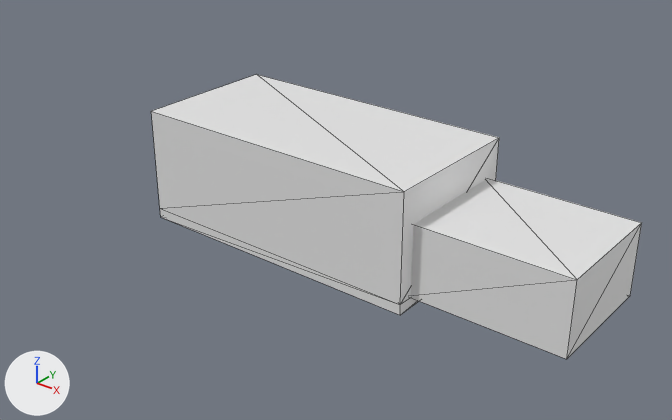
The glTF model assets/models/thr_6a714fd9b6ce445584bb_llm_stage3.glb as it was, and as the next commit left it.
Camera for both pictures: a 50 mm camera at (52.8, -63.4, 41.4) aimed at (2.9, -1.1, 2.8). Lighting does not change. The marker at lower left points along +X, +Y and +Z. The picture after the commit comes second. Mesh edges are drawn as thin lines. Where no turn or scale is listed for an object, it has been applied to the vertices.

Names of what the first picture shows: 'foundation', 'gym_wing', 'main_building'.
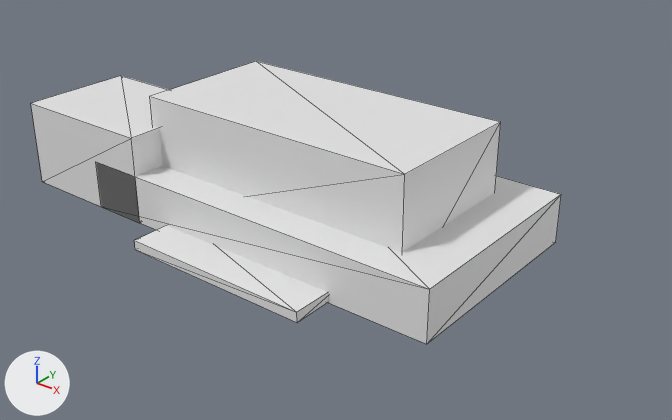
Boxes [x1, y1, x2, y2] around the edits, measured in the pictures (672 x 420 px):
'main_building', rescaled: before [151, 74, 499, 305]; after [150, 61, 501, 252]
'gym_wing', moved, rescaled: before [411, 178, 642, 359]; after [31, 76, 168, 223]
'temp_fence', added: after [96, 162, 561, 344]
'demolition_yard', added: after [134, 225, 328, 322]
'foundation', unchanged, covered by the edit: before [160, 209, 419, 315]

Patch to the scene script:
```diff
--- a/assets/models/thr_6a714fd9b6ce445584bb_llm_stage3.glb.py
+++ b/assets/models/thr_6a714fd9b6ce445584bb_llm_stage3.glb.py
@@ me_main_building @@
 # used by ob_main_building; location = (0.0, 0.0, 0.0)
-me_main_building.from_pydata(...)  # 8 vertices, 12 faces; spans x -15.0..15.0, y -7.5..7.5, z 0.0..10.5
+me_main_building.from_pydata(...)  # 8 vertices, 12 faces; spans x -15.0..15.0, y -7.5..7.5, z 0.0..12.0
+# me_main_building part 1: the whole mesh is scaled about the mesh origin by (1, 1, 1.14)
@@ me_gym_wing @@
 # used by ob_gym_wing; location = (0.0, 0.0, 0.0)
-me_gym_wing.from_pydata(...)  # 8 vertices, 12 faces; spans x 14.5..29.5, y -6.0..6.0, z 0.0..7.0
+me_gym_wing.from_pydata(...)  # 8 vertices, 12 faces; spans x -30.0..-14.0, y -11.0..1.0, z 0.0..9.0
+# me_gym_wing part 2: the whole mesh is scaled about its middle by (1.07, 1, 1.29), then moved by (-44.0, -5.0, 1.0)
@@ me_demolition_yard @@
+me_demolition_yard.from_pydata(...)  # a box spanning x -10.0..10.0, y -15.0..-9.0, z 0.0..1.0
@@ me_temp_fence @@
+me_temp_fence.from_pydata(...)  # a box spanning x -20.0..20.0, y -11.0..11.0, z 0.0..5.0
@@ ob_demolition_yard @@
+ob_demolition_yard = bpy.data.objects.new('demolition_yard', me_demolition_yard)
+ob_demolition_yard.location = (0.0, 0.0, 0.0)
@@ ob_temp_fence @@
+ob_temp_fence = bpy.data.objects.new('temp_fence', me_temp_fence)
+ob_temp_fence.location = (0.0, 0.0, 0.0)
```
